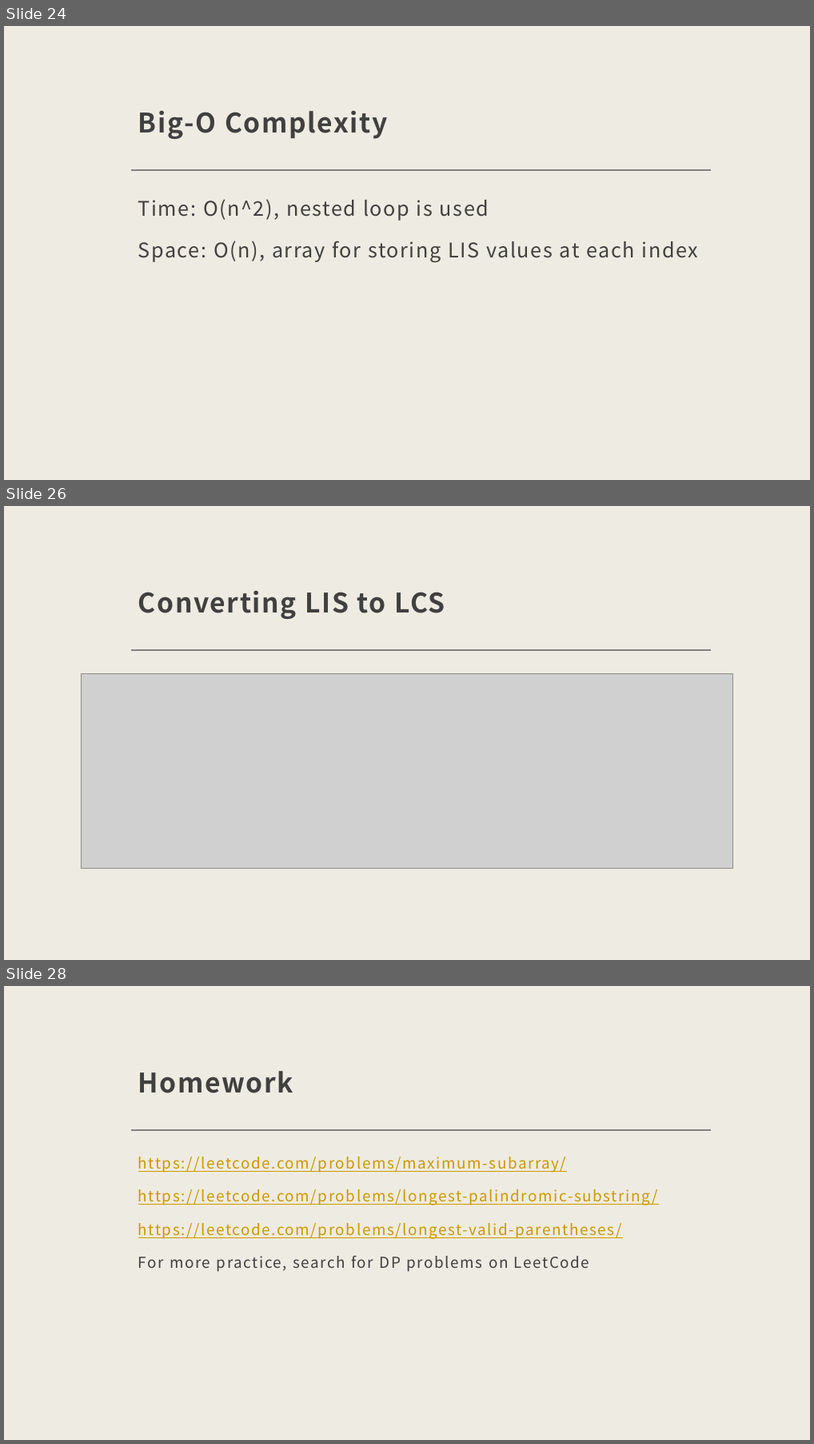
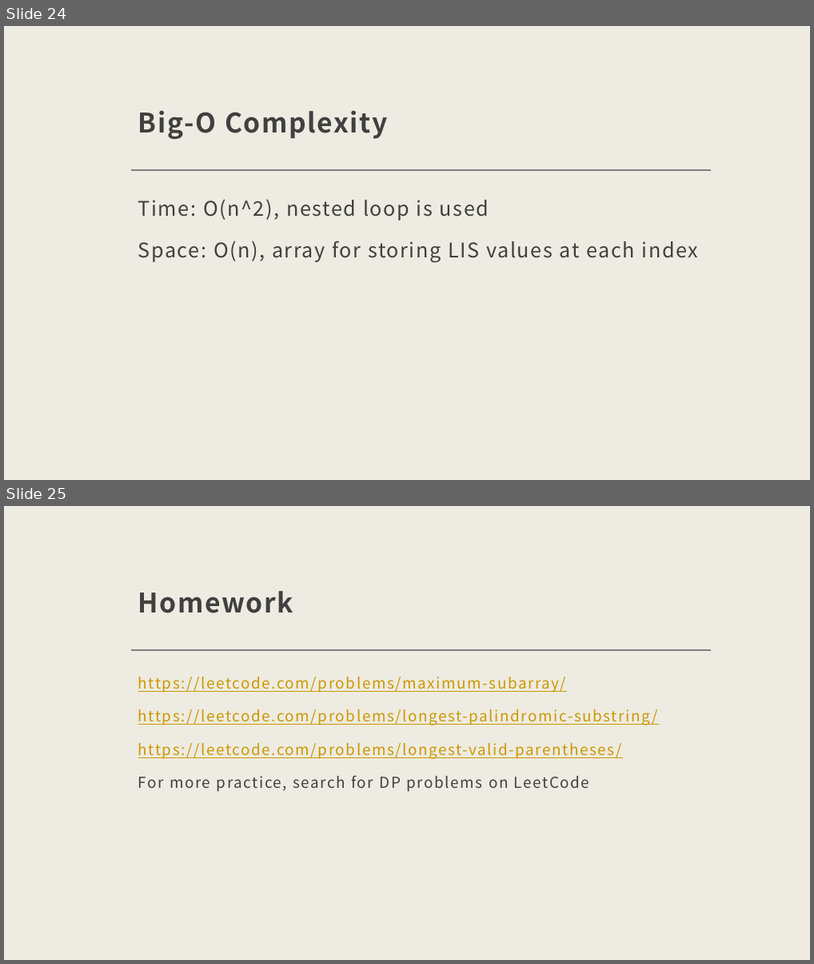
Before and after one commit to KarinaSang/Teaching, a slide deck: CCC_Senior/Week6/Week6.pptx. Shown one above the other, each under a label of ours: slides 24, 26 and 28 before the commit, slides 24 and 25 after it; the slides between them are not shown. The pictures are 814x1444 and 814x964 pixels, drawn with LibreOffice and Linux fonts; fonts in the diff are those of the drawing; grey boxes stand for pictures. Boxes give left, top, right and bottom in pixels: in the first picture for what was removed or moved away, otherwise in the second. Text is boxed around its words. In the diff, an @@ line names an element or a change of style, - is before the commit and + after.

```diff
--- a/CCC_Senior/Week6/Week6.pptx
+++ b/CCC_Senior/Week6/Week6.pptx
@@ slide 26 removed at [4, 506, 810, 960], background #EEEBE2; not listed: 1 template element that a slide beside it also shows @@
@@ title removed at [138, 591, 446, 619] @@
-Converting LIS to LCS
@@ picture removed at [82, 673, 734, 868] @@
@@ what was slide 28 is now slide 25 @@
```
Also in this commit, not shown: 2 other slides removed, 10 other files.
